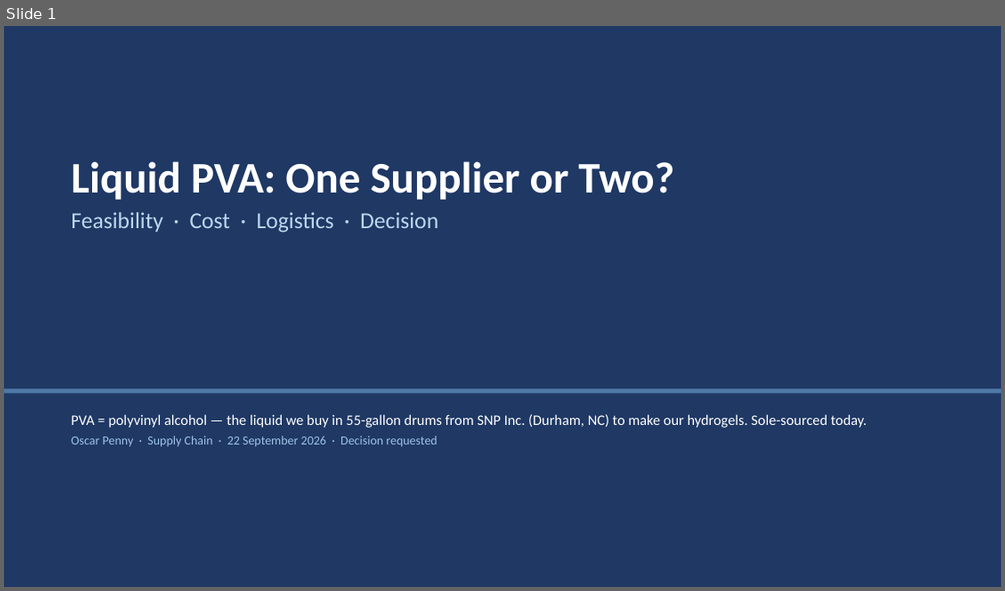
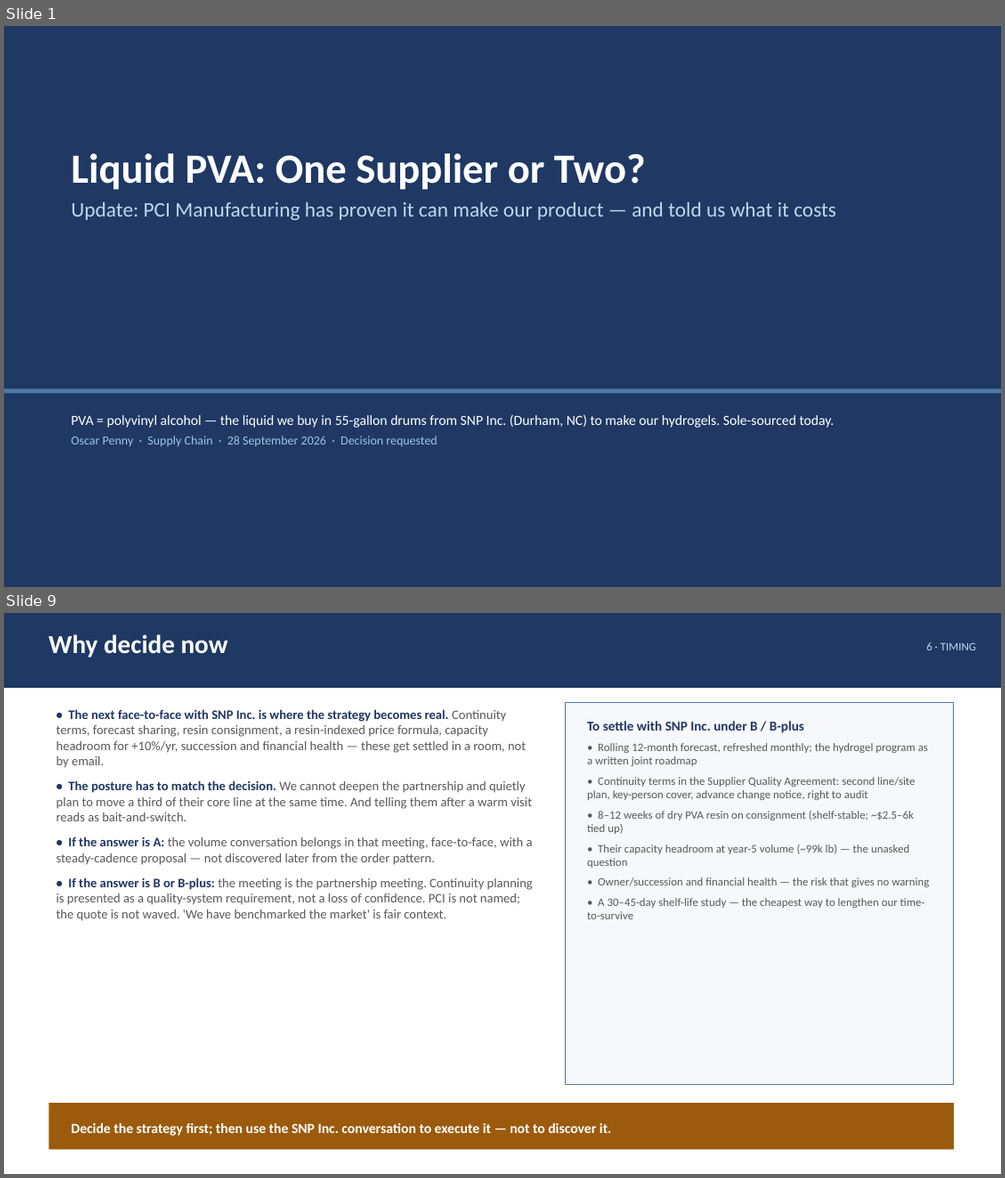
Before and after one commit to naviero1/Claude-Works, a slide deck: PVA second supplier initiative/PVA_Second_Supplier_Leadership_Deck.pptx. Shown one above the other, each under a label of ours: slide 1 before the commit, slides 1 and 9 after it; the slides between them are not shown. The pictures are 1005x591 and 1005x1178 pixels, drawn with LibreOffice and Linux fonts; fonts in the diff are those of the drawing. Boxes give left, top, right and bottom in pixels: in the first picture for what was removed or moved away, otherwise in the second. Text is boxed around its words. In the diff, an @@ line names an element or a change of style, - is before the commit and + after.

```diff
--- a/PVA second supplier initiative/PVA_Second_Supplier_Leadership_Deck.pptx
+++ b/PVA second supplier initiative/PVA_Second_Supplier_Leadership_Deck.pptx
@@ slide 9 added at (4, 613, 1001, 1174), background #FFFFFF @@
@@ rectangle added at (4, 613, 1001, 688), fill #1F3864 @@
@@ text added at (48, 634, 228, 657), 25 pt, text #FFFFFF, bold @@
+Why decide now
@@ text added at (926, 642, 976, 650), 11 pt, text #BDD7EE @@
+6 · TIMING
@@ text added at (57, 709, 533, 921), 12.5 pt, text #595959 @@
+• The next face-to-face with SNP Inc. is where the strategy becomes real. Continuity terms, forecast sharing, resin consignment, a resin-indexed price formula, capacity headroom for +10%/yr, succession and financial health — these get settled in a room, not by email.
+• The posture has to match the decision. We cannot deepen the partnership and quietly plan to move a third of their core line at the same time. And telling them after a warm visit reads as bait-and-switch.
+• If the answer is A: the volume conversation belongs in that meeting, face-to-face, with a steady-cadence proposal — not discovered later from the order pattern.
+• If the answer is B or B-plus: the meeting is the partnership meeting. Continuity planning is presented as a quality-system requirement, not a loss of confidence. PCI is not named; the quote is not waved. 'We have benchmarked the market' is fair context.
@@ rectangle added at (565, 703, 954, 1084), fill #F6F8FB, outline #4E79A7 0.75 pt @@
@@ text added at (587, 721, 929, 919), 11 pt, text #595959 @@
+To settle with SNP Inc. under B / B-plus
+• Rolling 12-month forecast, refreshed monthly; the hydrogel program as a written joint roadmap
+• Continuity terms in the Supplier Quality Agreement: second line/site plan, key-person cover, advance change notice, right to audit
+• 8–12 weeks of dry PVA resin on consignment (shelf-stable; ~$2.5–6k tied up)
+• Their capacity headroom at year-5 volume (~99k lb) — the unasked question
+• Owner/succession and financial health — the risk that gives no warning
+• A 30–45-day shelf-life study — the cheapest way to lengthen our time-to-survive
@@ rectangle added at (48, 1103, 954, 1149), fill #9C5A0C @@
@@ text added at (71, 1123, 611, 1135), 13.5 pt, text #FFFFFF, bold @@
+Decide the strategy first; then use the SNP Inc. conversation to execute it — not to discover it.
@@ slide 1 changed as well @@
@@ text "Liquid PVA: One Supplier or ...": place and size @@
-text "Liquid PVA: One Supplier or ..." at (71, 161, 674, 232)
+text "Liquid PVA: One Supplier or ..." at (71, 153, 836, 220)
@@ text at (71, 153, 646, 190): size 42 to 40 pt in "Liquid PVA: One Supplier or Two?" @@
@@ text at (71, 202, 836, 220): text changed; size 22 to 20 pt @@
-Feasibility · Cost · Logistics · Decision
+Update: PCI Manufacturing has proven it can make our product — and told us what it costs
@@ text at (71, 414, 834, 427): size 14 to 13.5 pt in "PVA = polyvinyl alcohol — the liquid ..." @@
@@ text at (71, 435, 437, 446): text changed @@
-Oscar Penny · Supply Chain · 22 September 2026 · Decision requested
+Oscar Penny · Supply Chain · 28 September 2026 · Decision requested
```
Also in this commit, not shown: 5 other slides changed, 4 other slides added, 3 slides removed, 5 other files.
